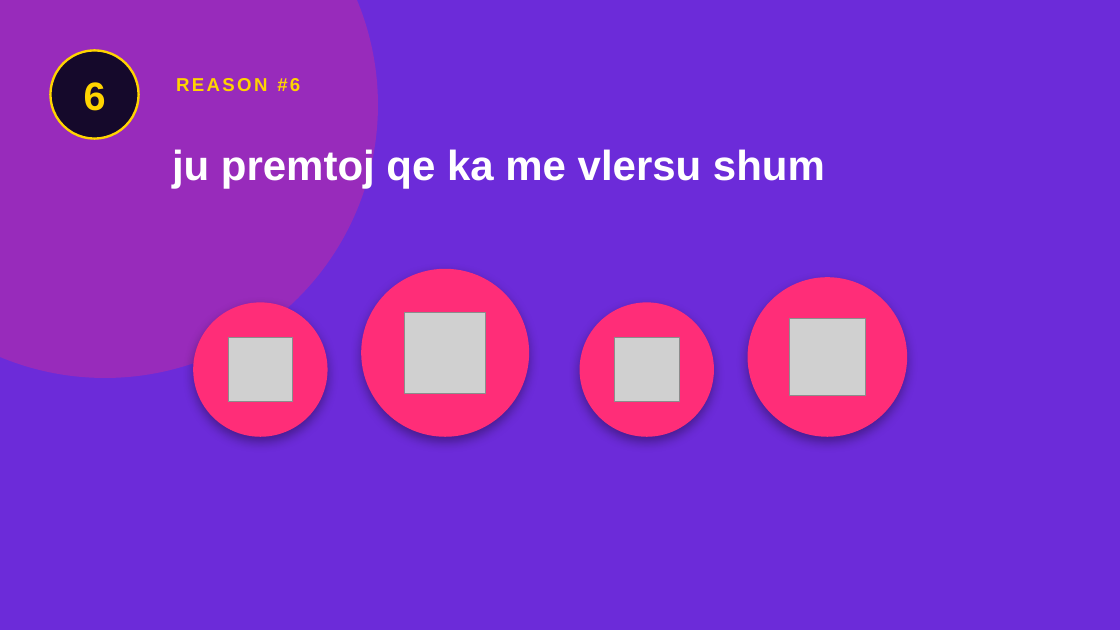
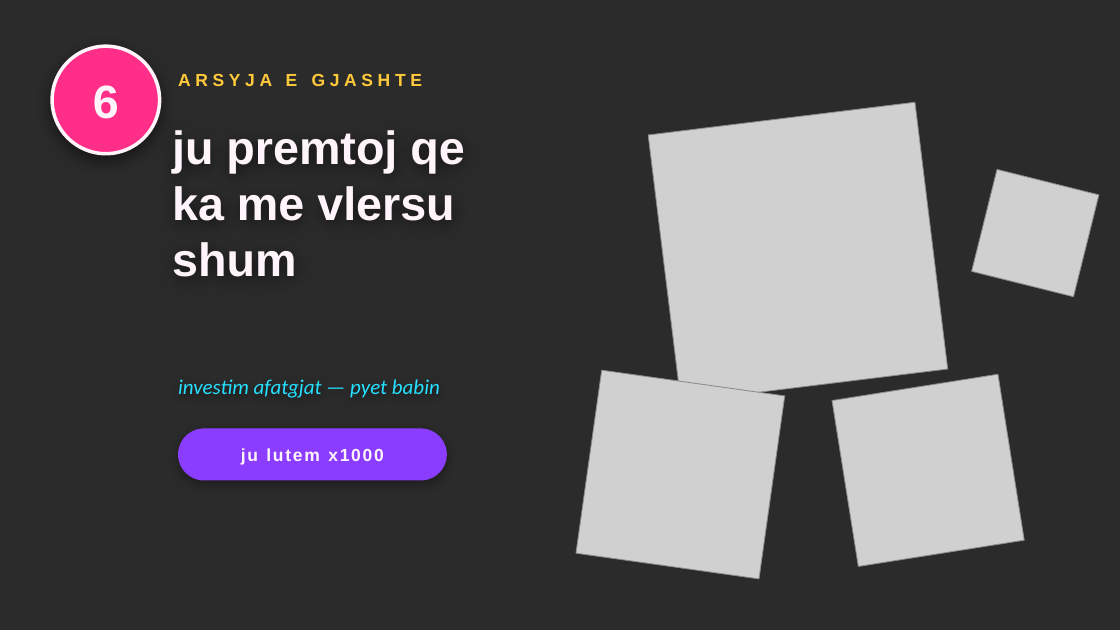
Before and after one commit to oltionselmani/Elbi, a slide deck: slide 7 of katseye-album-presentation.pptx. Drawn at 1120x630 pixels with LibreOffice and Linux fonts; fonts in the diff are those of the drawing; grey boxes stand for pictures; background and template pictures are left out; a plain dark background stands for a picture behind light text. Boxes give left, top, right and bottom in pixels: in the first picture for what was removed or moved away, otherwise in the second. Text is boxed around its words. In the diff, an @@ line names an element or a change of style, - is before the commit and + after.

```diff
--- a/katseye-album-presentation.pptx
+++ b/katseye-album-presentation.pptx
@@ background #6C2BD9 to picture (left out) @@
@@ ellipse removed at (x1=0, y1=0, x2=378, y2=378) @@
@@ text "6" at (x1=93, y1=85, x2=119, y2=119): size 34 to 40 pt, text colour #FFD400 to #FFF4FA @@
@@ ellipse resized from (x1=50, y1=50, x2=139, y2=139) to (x1=52, y1=46, x2=160, y2=154) @@
@@ ellipse at (x1=52, y1=46, x2=160, y2=154): fill #15092B to #FF2E88; outline #FFD400 2 pt to #FFF4FA 3 pt; shadow on @@
@@ text at (x1=178, y1=73, x2=422, y2=86): text changed; size 16 to 15 pt; text colour #FFD400 to #FFC93C @@
-REASON #6
+ARSYJA E GJASHTE
@@ picture added at (x1=648, y1=102, x2=948, y2=402) @@
@@ text at (x1=172, y1=130, x2=464, y2=277): text changed; size 36 to 40 pt; text colour #FFFFFF to #FFF4FA @@
-ju premtoj qe ka me vlersu shum
+ju premtoj qe
+ka me vlersu
+shum
@@ picture added at (x1=972, y1=170, x2=1099, y2=297) @@
@@ ellipse removed at (x1=361, y1=269, x2=529, y2=437) @@
@@ ellipse removed at (x1=748, y1=277, x2=907, y2=437) @@
@@ ellipse removed at (x1=193, y1=302, x2=328, y2=437) @@
@@ picture removed at (x1=405, y1=313, x2=486, y2=393) @@
@@ ellipse removed at (x1=580, y1=302, x2=714, y2=437) @@
@@ picture removed at (x1=789, y1=318, x2=865, y2=395) @@
@@ picture removed at (x1=229, y1=338, x2=293, y2=402) @@
@@ picture removed at (x1=615, y1=338, x2=680, y2=402) @@
@@ text added at (x1=178, y1=379, x2=440, y2=398), 18 pt, text #26E0FF, italic @@
+investim afatgjat — pyet babin
@@ picture added at (x1=576, y1=370, x2=785, y2=579) @@
@@ picture added at (x1=832, y1=374, x2=1025, y2=567) @@
@@ rounded rectangle added at (x1=178, y1=429, x2=447, y2=481), fill #8B3DFF @@
@@ text added at (x1=178, y1=429, x2=447, y2=481), 15 pt, text #FFF4FA, bold @@
+ju lutem x1000
```
Also in this commit, not shown: 7 other slides changed.
